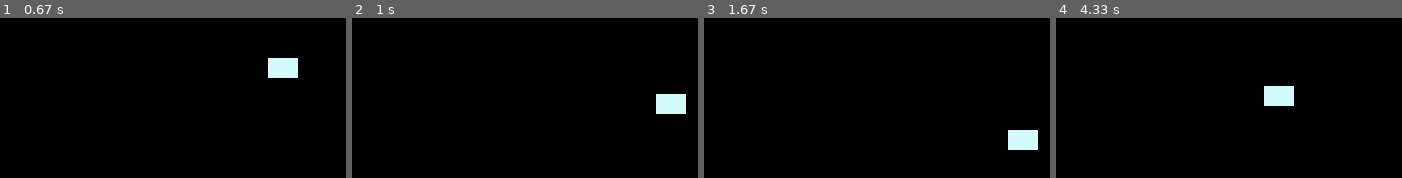
Above: before the commit, frames 1-4 (left to right).
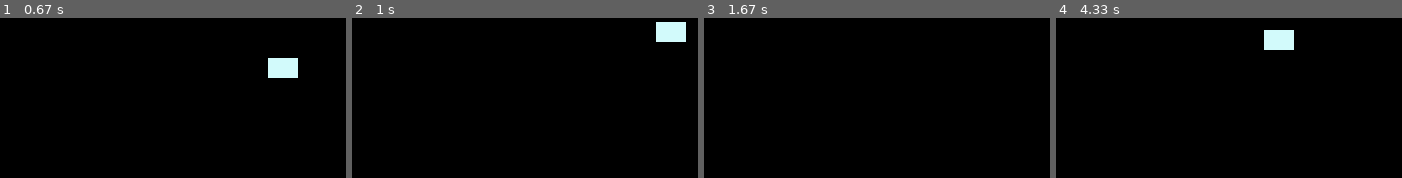
Above: after the commit, the same moments.

Repository: omarjcm/p60-PH
Game: pygame game, started from code/pygame/ejemplo_01/app.py
The game is run twice, just before and just after one commit, with the same random seed, the same clock (stepped at 60 frames per second) and the same inputs.
Inputs:
- Up to frame 1 (0.67 s): hold Right from 0.33 s (still down)
- Up to frame 2 (1 s): release Right at 0.8 s; hold Up from 0.83 s (still down)
- Up to frame 3 (1.67 s): release Up at 1.13 s
- Up to frame 4 (4.33 s): hold Down 2.23-2.53 s; hold Left 2.57-2.97 s; hold Up 3-3.37 s; hold Down from 4.07 s (still down)

Frame 1 is identical in both runs. In frame 2, 2.2% of the frame differs, in the area x 87-97%, y 2-60%; in frame 3, 1.1%; in frame 4, 2.2%.

Commit message:
Actualizacion del posicionamiento de la nave.

Diff:
--- a/code/pygame/ejemplo_01/juego.py
+++ b/code/pygame/ejemplo_01/juego.py
@@ -26,9 +26,9 @@
             elif self.teclado[pg.K_RIGHT]:
                 self.nave.x += 2
             elif self.teclado[pg.K_UP]:
+                self.nave.y -= 2
+            elif self.teclado[pg.K_DOWN]:
                 self.nave.y += 2
-            elif self.teclado[pg.K_DOWN]:
-                self.nave.y -= 2
 
             for evento in pg.event.get():
                 if evento.type == pg.QUIT:
